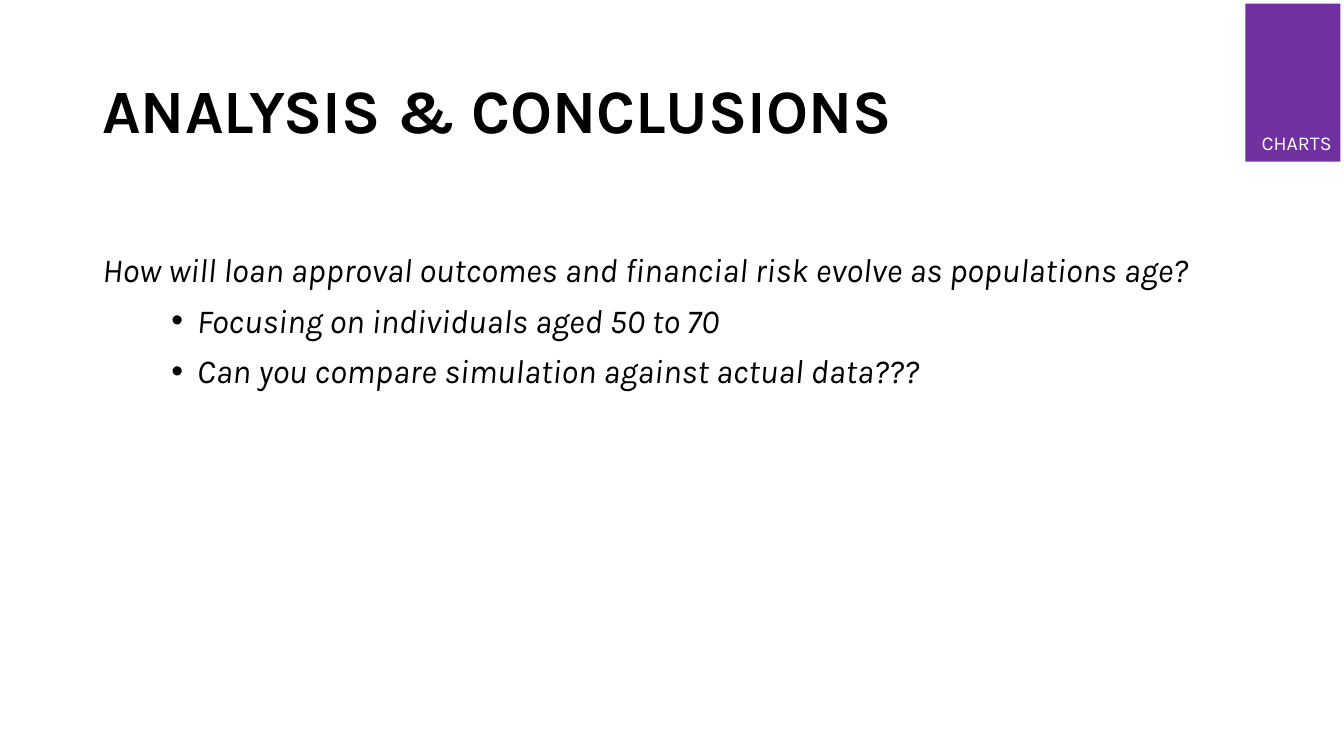
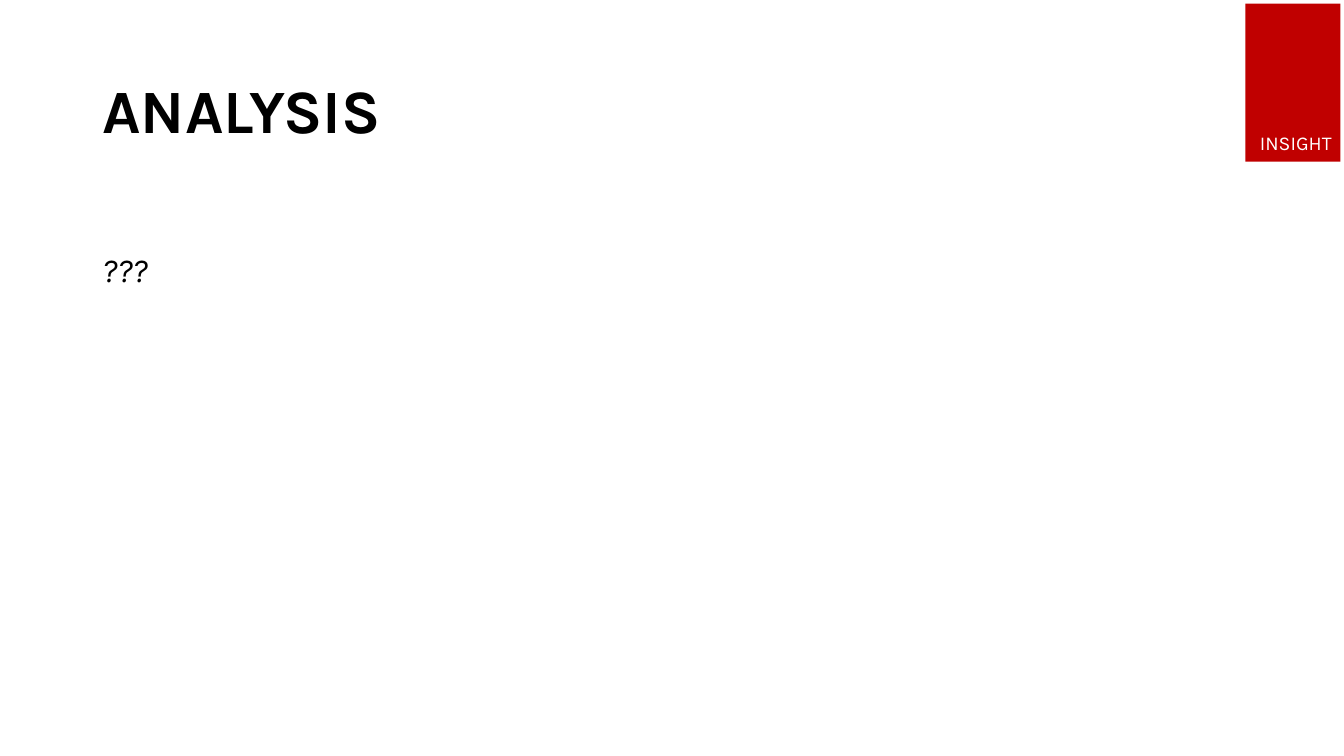
Before and after one commit to ijoshdavis/KSU-STAT-7100_MCSP, a slide deck: slide 9 of deliverables/Week 8 - Presentation.pptx (slide 5 before the commit). Drawn at 1344x756 pixels with LibreOffice and Linux fonts; fonts in the diff are those of the drawing. Boxes give left, top, right and bottom in pixels: in the first picture for what was removed or moved away, otherwise in the second. Text is boxed around its words. In the diff, an @@ line names an element or a change of style, - is before the commit and + after.

```diff
--- a/deliverables/Week 8 - Presentation.pptx
+++ b/deliverables/Week 8 - Presentation.pptx
@@ rectangle at box(1245, 4, 1340, 162): fill #7030A0 to #C00000 @@
@@ title at box(102, 92, 380, 134): text changed @@
-ANALYSIS & CONCLUSIONS
+ANALYSIS
@@ text at box(1260, 137, 1332, 151): text changed @@
-CHARTS
+INSIGHT
@@ text at box(102, 259, 1189, 392): text changed @@
-How will loan approval outcomes and financial risk evolve as populations age?
-• Focusing on individuals aged 50 to 70
-• Can you compare simulation against actual data???
+???
```
Also in this commit, not shown: 4 other slides changed, 6 slides added, 21 other files.
